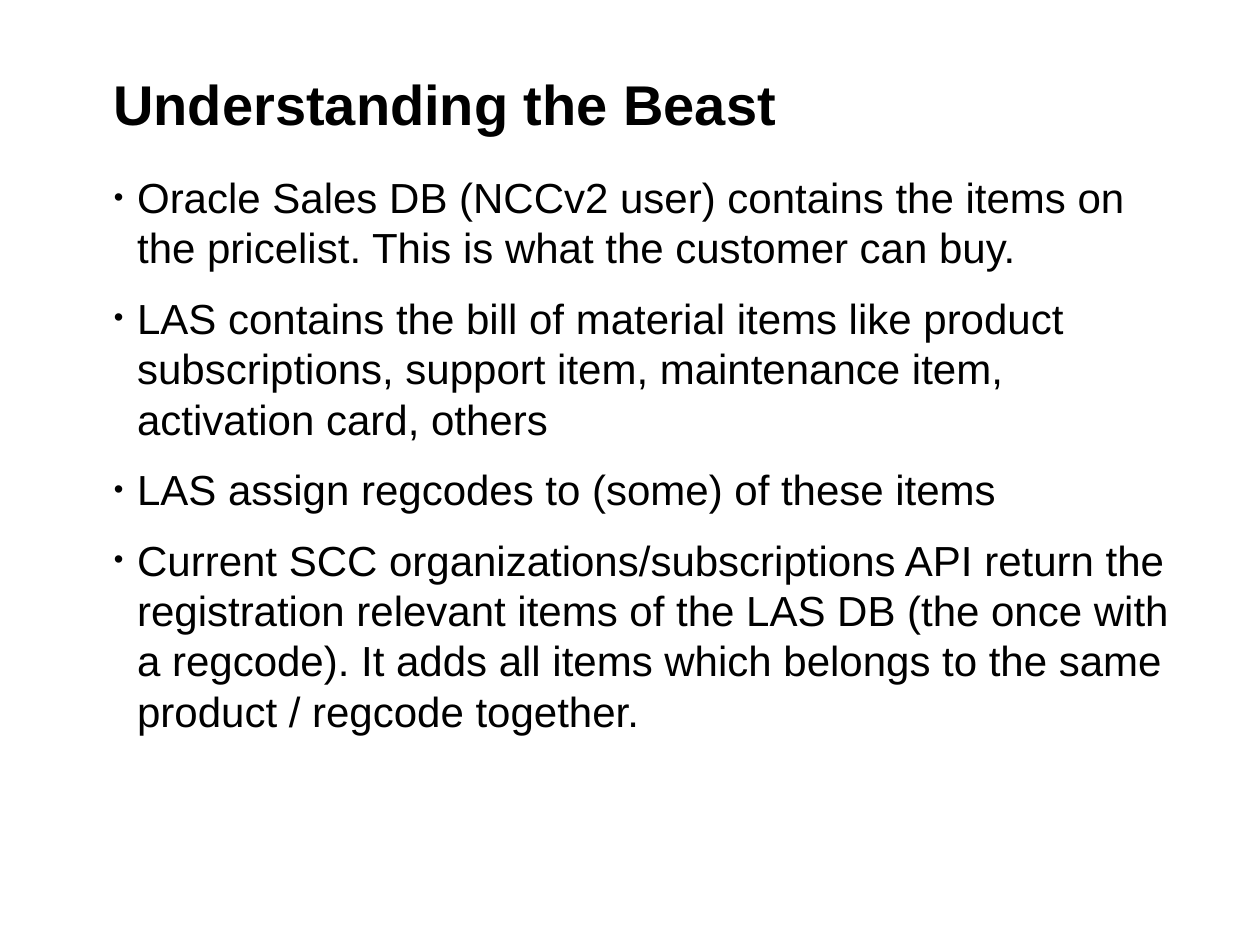
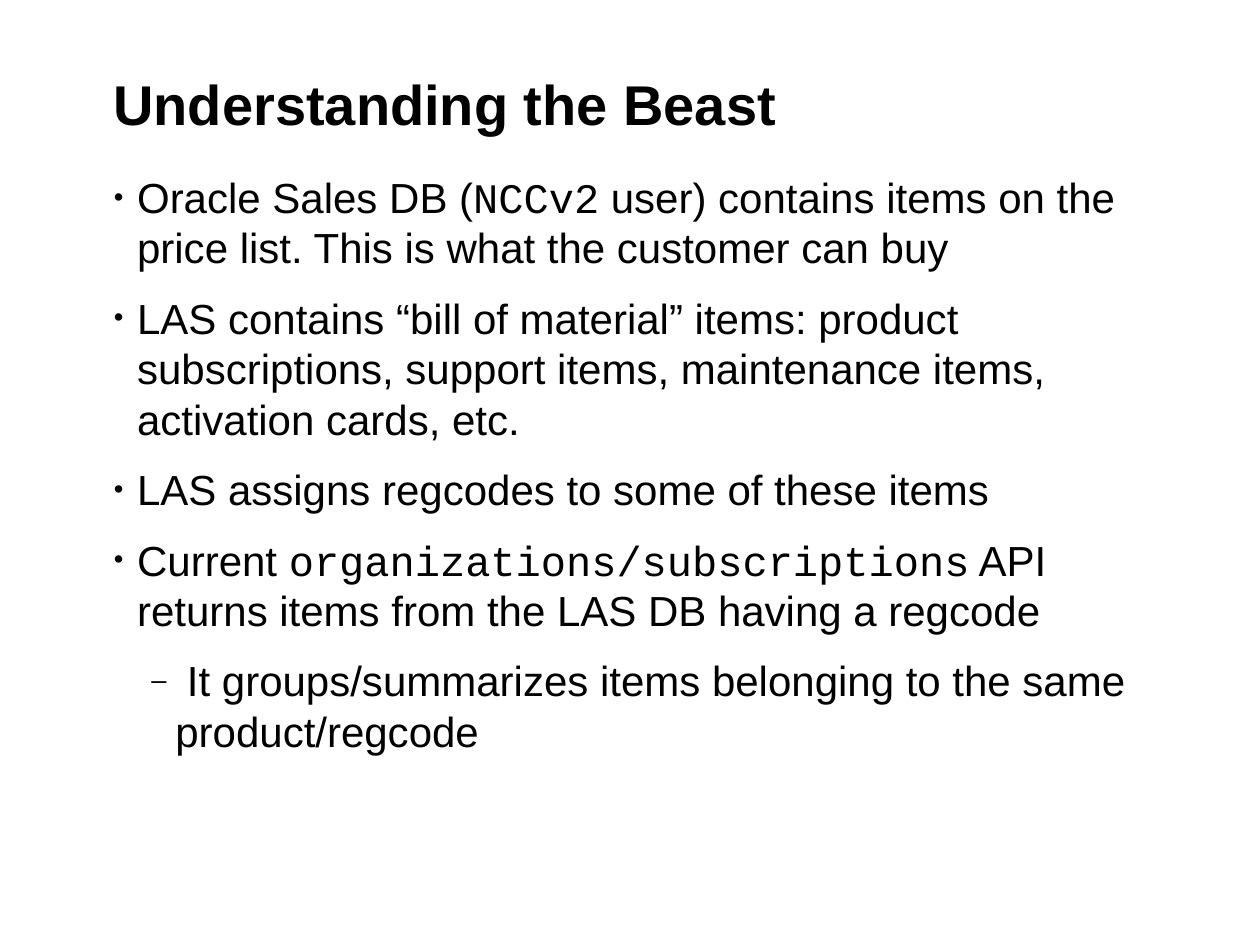
Before and after one commit to hustodemon/subscription-matcher, a slide deck: slide 12 of doc/SubscriptionCounting.odp. Drawn at 1260x945 pixels with LibreOffice and Linux fonts; fonts in the diff are those of the drawing; background and template pictures are left out. Boxes give left, top, right and bottom in pixels: in the first picture for what was removed or moved away, otherwise in the second. Text is boxed around its words. In the diff, an @@ line names an element or a change of style, - is before the commit and + after.

```diff
--- a/doc/SubscriptionCounting.odp
+++ b/doc/SubscriptionCounting.odp
@@ text at <box>137,182,1125,755</box>: text changed @@
-• Oracle Sales DB (NCCv2 user) contains the items on the pricelist. This is what the customer can buy.
-• LAS contains the bill of material items like product subscriptions, support item, maintenance item, activation card, others
-• LAS assign regcodes to (some) of these items
-• Current SCC organizations/subscriptions API return the registration relevant items of the LAS DB (the once with a regcode). It adds all items which belongs to the same product / regcode together.
+• Oracle Sales DB (NCCv2 user) contains items on the price list. This is what the customer can buy
+• LAS contains “bill of material” items: product subscriptions, support items, maintenance items, activation cards, etc.
+• LAS assigns regcodes to some of these items
+• Current organizations/subscriptions API returns items from the LAS DB having a regcode
+  ‒ It groups/summarizes items belonging to the same product/regcode
```
Also in this commit, not shown: 16 other slides changed, 2 slides added, 1 slide removed.
